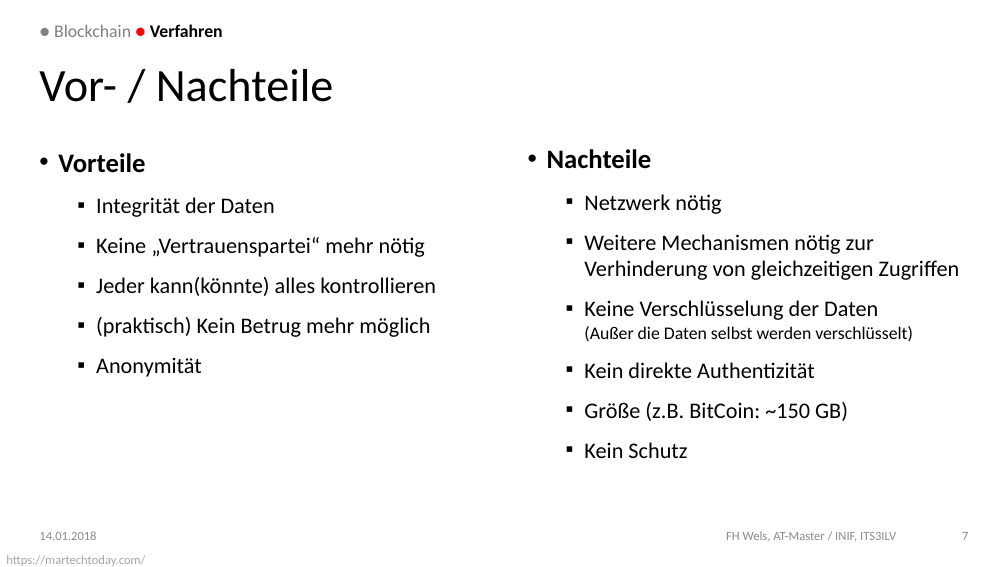
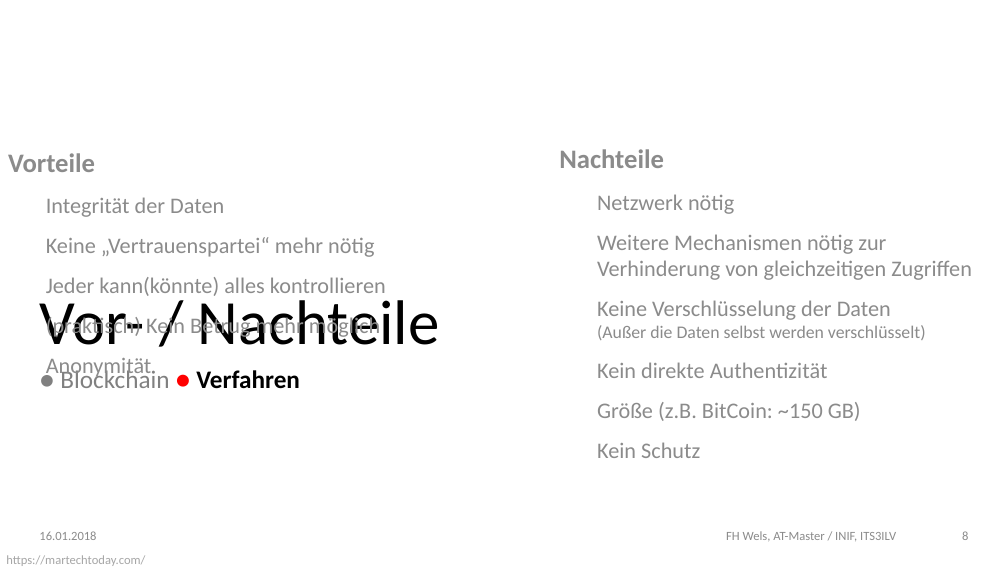
Before and after one commit to DoSchoe/ITS, a slide deck: slide 8 of Präsentation/Blockchain – Technologie.pptx (slide 7 before the commit). Drawn at 1008x567 pixels with LibreOffice and Linux fonts; fonts in the diff are those of the drawing; background and template pictures are left out. Boxes give left, top, right and bottom in pixels: in the first picture for what was removed or moved away, otherwise in the second. Text is boxed around its words. In the diff, an @@ line names an element or a change of style, - is before the commit and + after.

Commit message:
Update Präsentation

```diff
--- a/Präsentation/Blockchain – Technologie.pptx
+++ b/Präsentation/Blockchain – Technologie.pptx
@@ text "Vorteile" moved from (x1=58, y1=153, x2=436, y2=377) to (x1=8, y1=153, x2=386, y2=379) @@
@@ text "Vorteile" at (x1=8, y1=153, x2=386, y2=379): text colour #000000 to #8C8C8C; bullet • to none; bullet ▪ to none @@
@@ title "Vor- / Nachteile" moved from (x1=39, y1=69, x2=334, y2=102) to (x1=39, y1=292, x2=440, y2=360) @@
@@ title "Vor- / Nachteile" at (x1=39, y1=292, x2=440, y2=360): size 41.6 to 56.7 pt; vertical alignment middle to bottom @@
@@ text "Nachteile" at (x1=559, y1=149, x2=972, y2=458): text colour #000000 to #8C8C8C; bullet • to none; bullet ▪ to none @@
@@ text "Nachteile" moved from (x1=547, y1=149, x2=960, y2=458) to (x1=559, y1=149, x2=972, y2=458) @@
@@ text "● Blockchain ● Verfahren" moved from (x1=54, y1=24, x2=223, y2=37) to (x1=60, y1=367, x2=300, y2=389) @@
@@ text "● Blockchain ● Verfahren" at (x1=60, y1=367, x2=300, y2=389): size 16 to 22.7 pt; vertical alignment middle to top @@
@@ text at (x1=39, y1=531, x2=96, y2=540): text changed @@
-14.01.2018
+16.01.2018
@@ page number at (x1=962, y1=531, x2=968, y2=540): text changed @@
-7
+8
```
Also in this commit, not shown: 17 other slides changed, 3 slides added.
